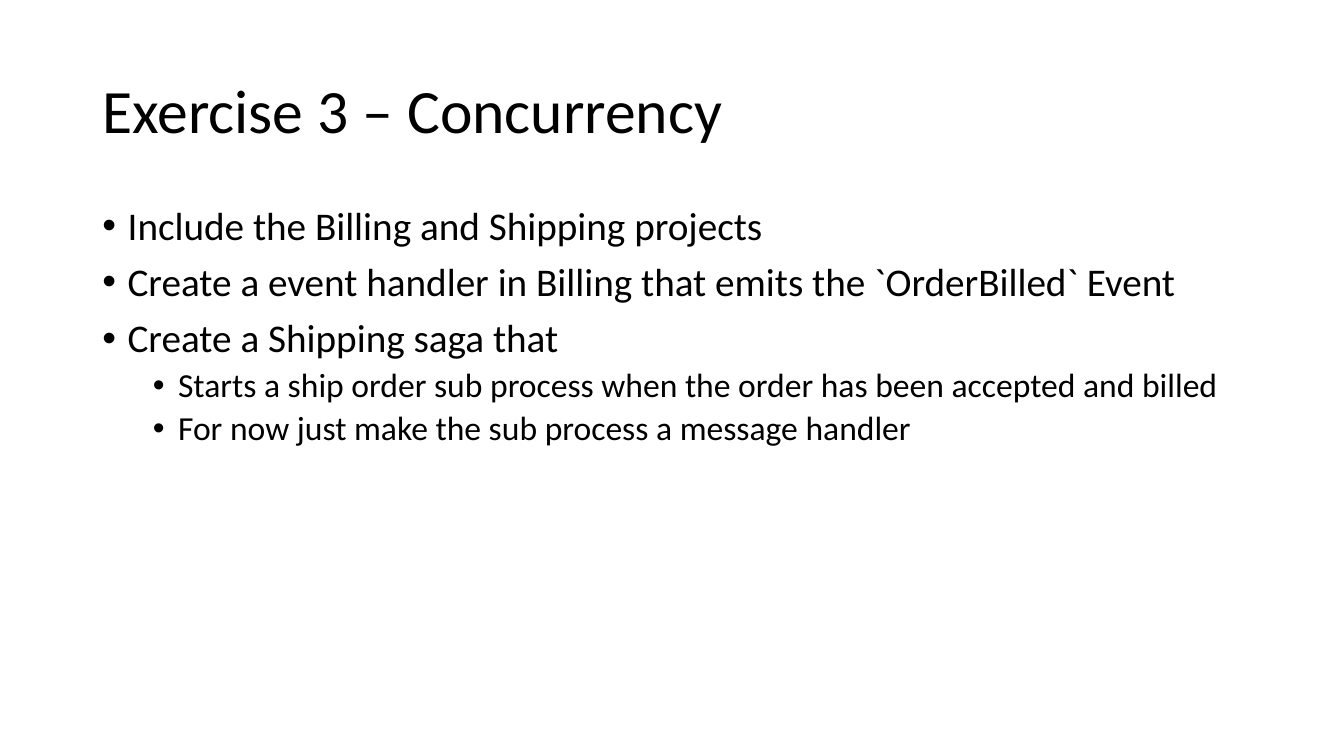
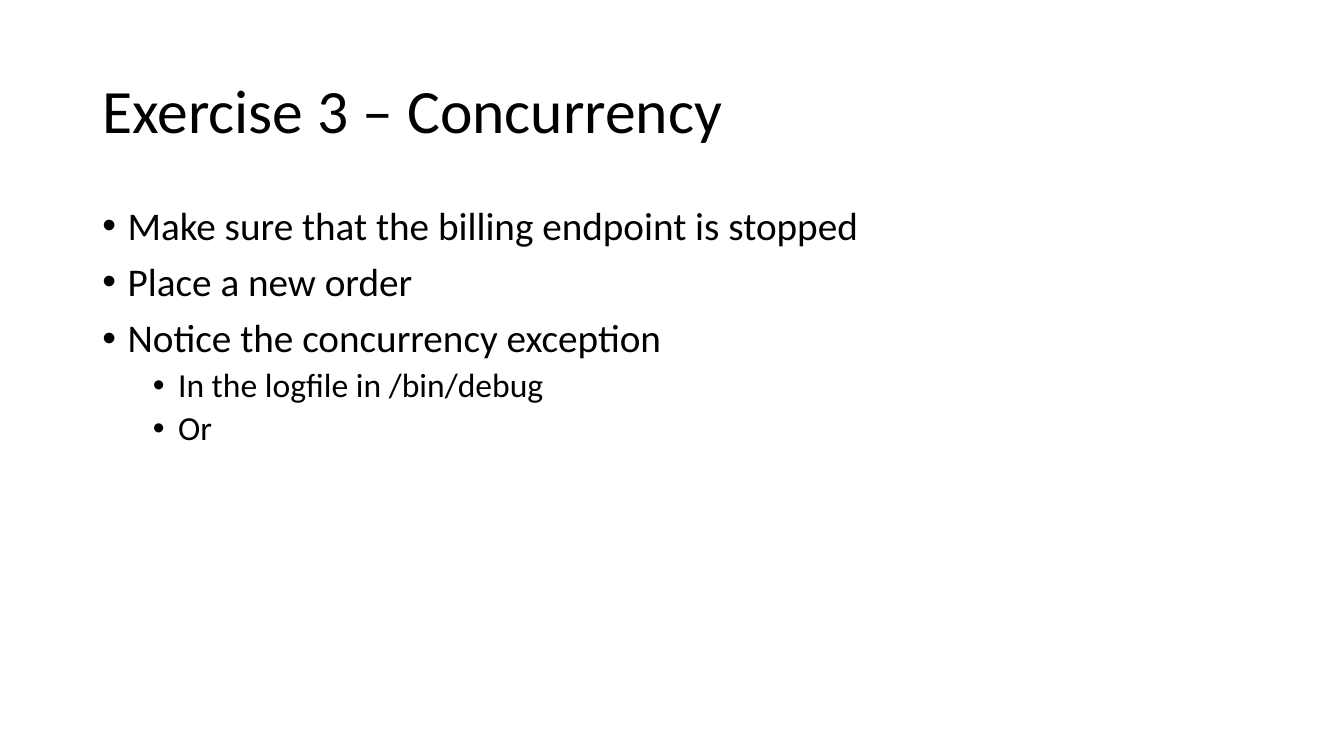
Before and after one commit to Particular/SagaMasterClass, a slide deck: slide 25 of SagaMasterClass.pptx. Drawn at 1344x756 pixels with LibreOffice and Linux fonts; fonts in the diff are those of the drawing. Boxes give left, top, right and bottom in pixels: in the first picture for what was removed or moved away, otherwise in the second. Text is boxed around its words. In the diff, an @@ line names an element or a change of style, - is before the commit and + after.

Commit message:
Instructions for concurrency exercise

```diff
--- a/SagaMasterClass.pptx
+++ b/SagaMasterClass.pptx
@@ text at (128, 212, 857, 441): text changed @@
-• Include the Billing and Shipping projects
-• Create a event handler in Billing that emits the `OrderBilled` Event
-• Create a Shipping saga that
-  • Starts a ship order sub process when the order has been accepted and billed
-  • For now just make the sub process a message handler
+• Make sure that the billing endpoint is stopped
+• Place a new order
+• Notice the concurrency exception
+  • In the logfile in /bin/debug
+  • Or
```
Also in this commit, not shown: 1 other slide changed.
